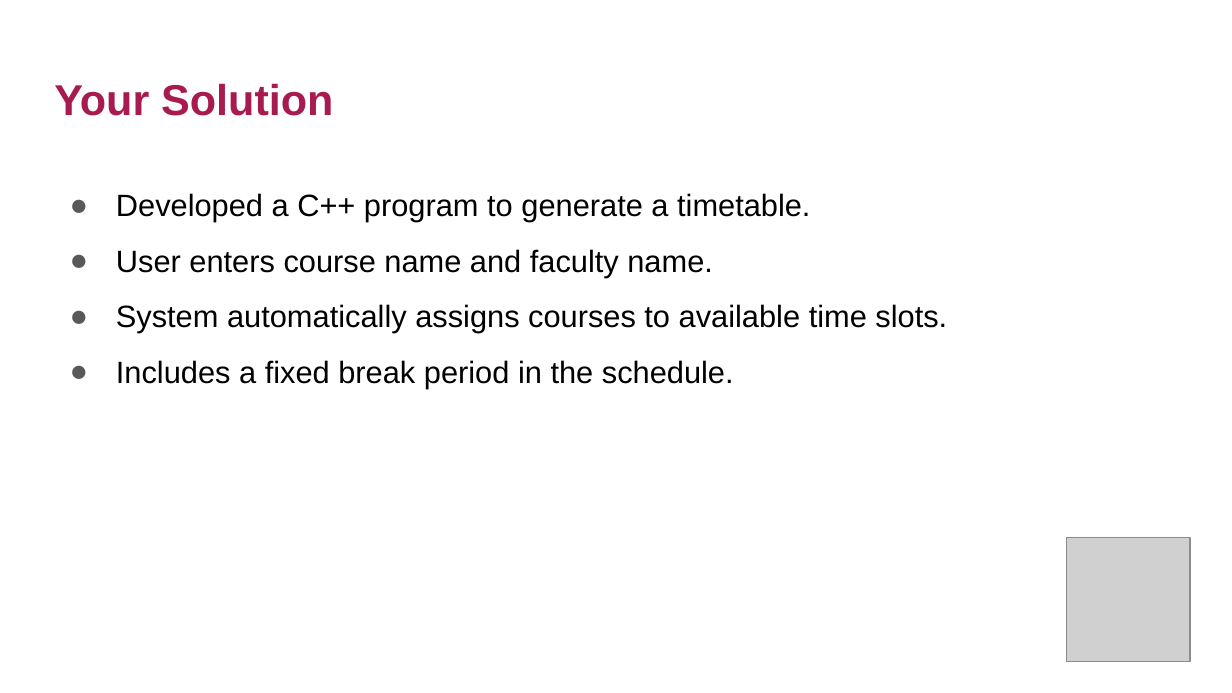
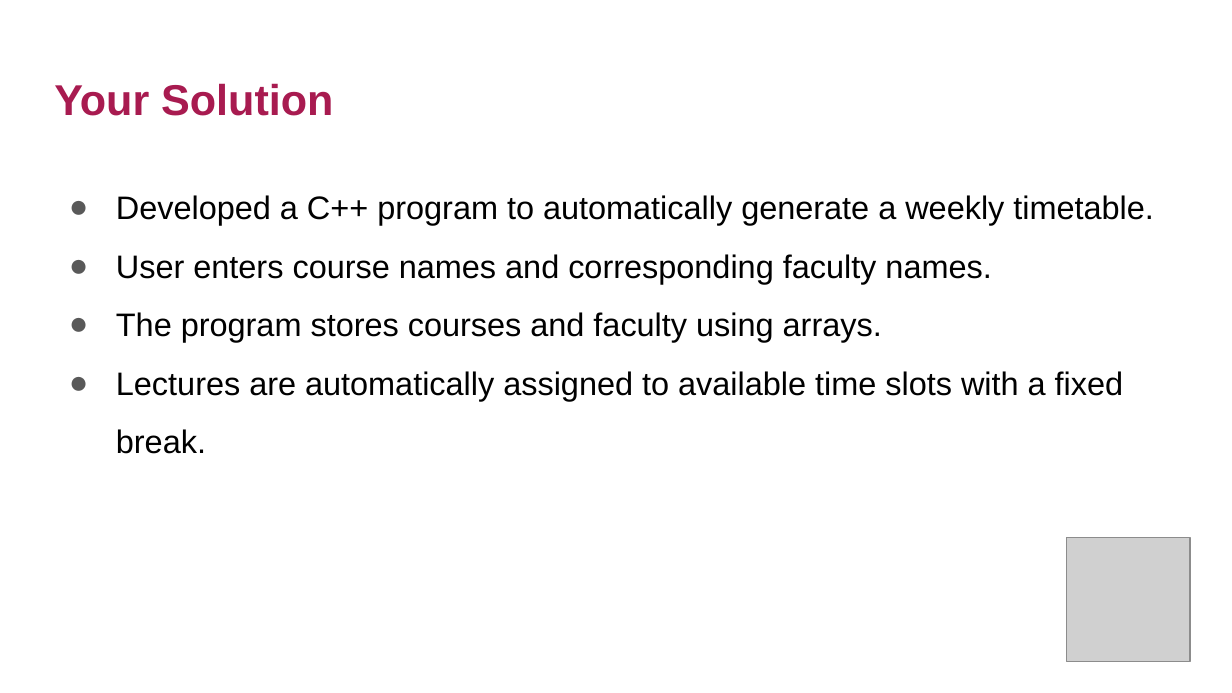
Before and after one commit to rishithakkerr/CFinal, a slide deck: slide 3 of Documentation/c++PPT.pptx. Drawn at 1232x693 pixels with LibreOffice and Linux fonts; fonts in the diff are those of the drawing; grey boxes stand for pictures. Boxes give left, top, right and bottom in pixels: in the first picture for what was removed or moved away, otherwise in the second. Text is boxed around its words. In the diff, an @@ line names an element or a change of style, - is before the commit and + after.

```diff
--- a/Documentation/c++PPT.pptx
+++ b/Documentation/c++PPT.pptx
@@ text at box(116, 195, 1154, 454): text changed; size 18 to 19 pt @@
-● Developed a C++ program to generate a timetable.
-● User enters course name and faculty name.
-● System automatically assigns courses to available time slots.
-● Includes a fixed break period in the schedule.
+● Developed a C++ program to automatically generate a weekly timetable.
+● User enters course names and corresponding faculty names.
+● The program stores courses and faculty using arrays.
+● Lectures are automatically assigned to available time slots with a fixed break.
```
Also in this commit, not shown: 3 other slides changed.
